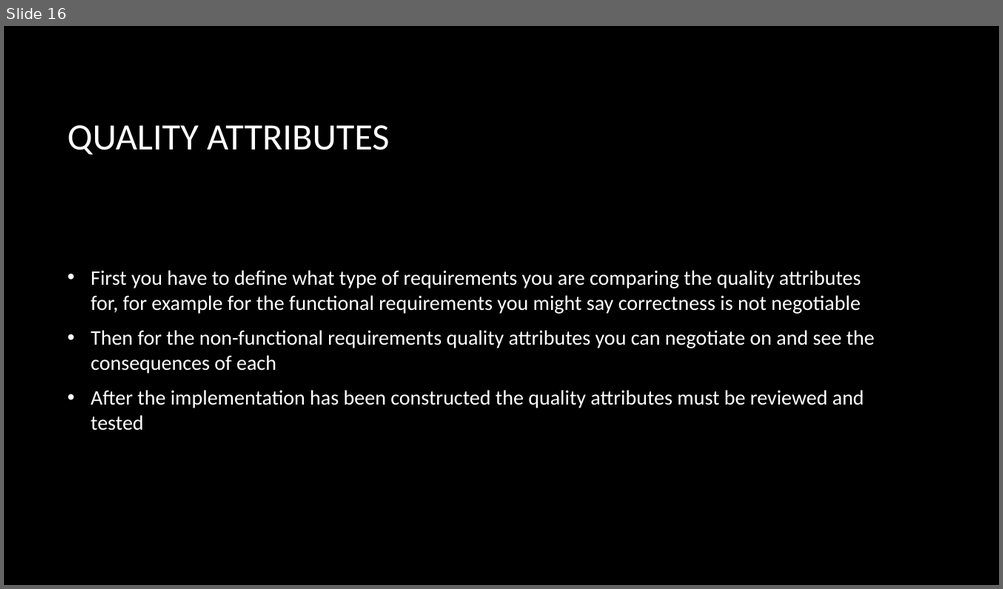
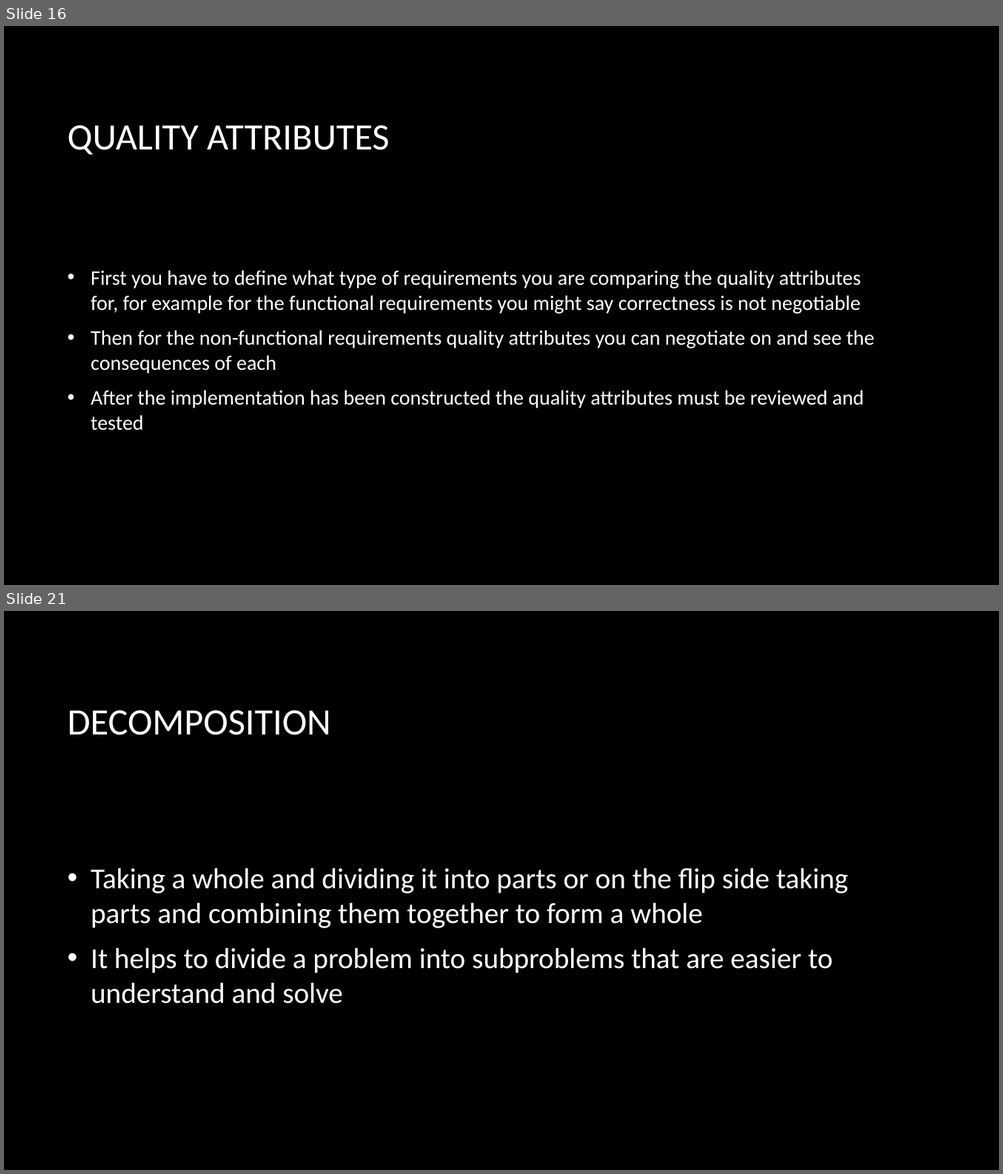
Before and after one commit to ahmedmagdy492/My-Hacking-Tutorails, a slide deck: Study/Object Oriented Design/Week 1 Objectives.pptx. Shown one above the other, each under a label of ours: slide 16 before the commit, slides 16 and 21 after it; the slides between them are not shown. The pictures are 1003x589 and 1003x1174 pixels, drawn with LibreOffice and Linux fonts; fonts in the diff are those of the drawing; background and template pictures are left out. Boxes give left, top, right and bottom in pixels: in the first picture for what was removed or moved away, otherwise in the second. Text is boxed around its words. In the diff, an @@ line names an element or a change of style, - is before the commit and + after.

```diff
--- a/Study/Object Oriented Design/Week 1 Objectives.pptx
+++ b/Study/Object Oriented Design/Week 1 Objectives.pptx
@@ slide 21 added at bbox=[4, 611, 999, 1170], background picture (left out) @@
@@ title added at bbox=[68, 710, 331, 735], 36 pt, text #FFFFFF @@
+DECOMPOSITION
@@ text added at bbox=[91, 868, 848, 1004], 28 pt, text #FFFFFF @@
+• Taking a whole and dividing it into parts or on the flip side taking parts and combining them together to form a whole
+• It helps to divide a problem into subproblems that are easier to understand and solve
```
Also in this commit, not shown: 16 other slides added, 7 other files.
